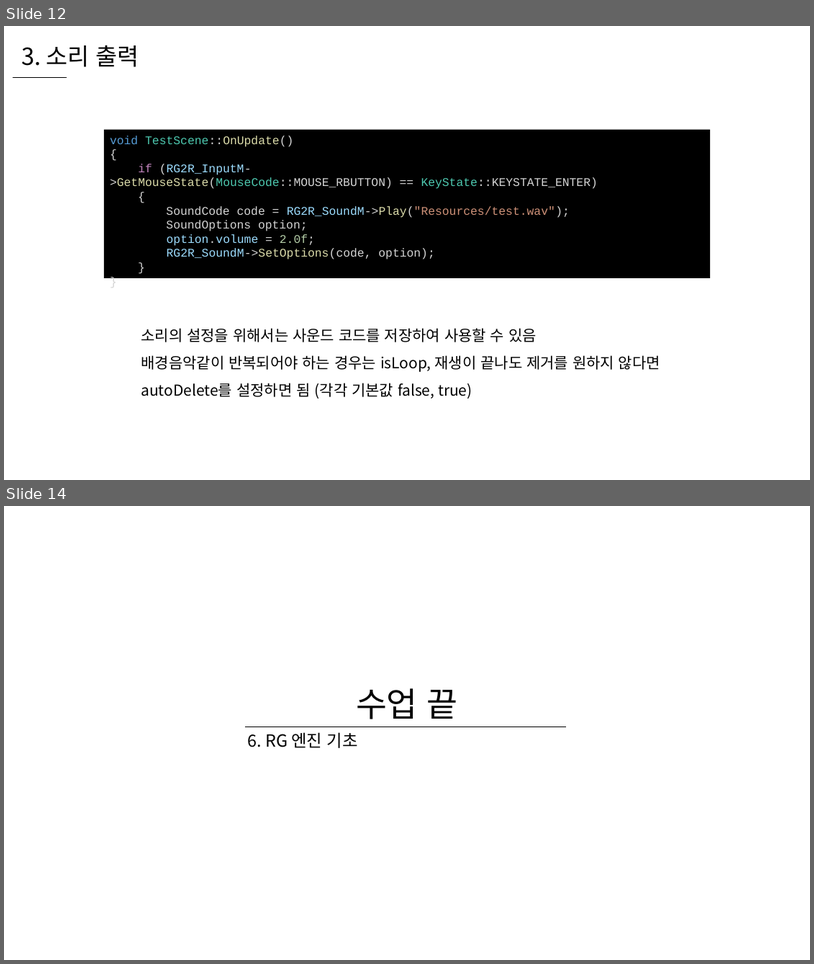
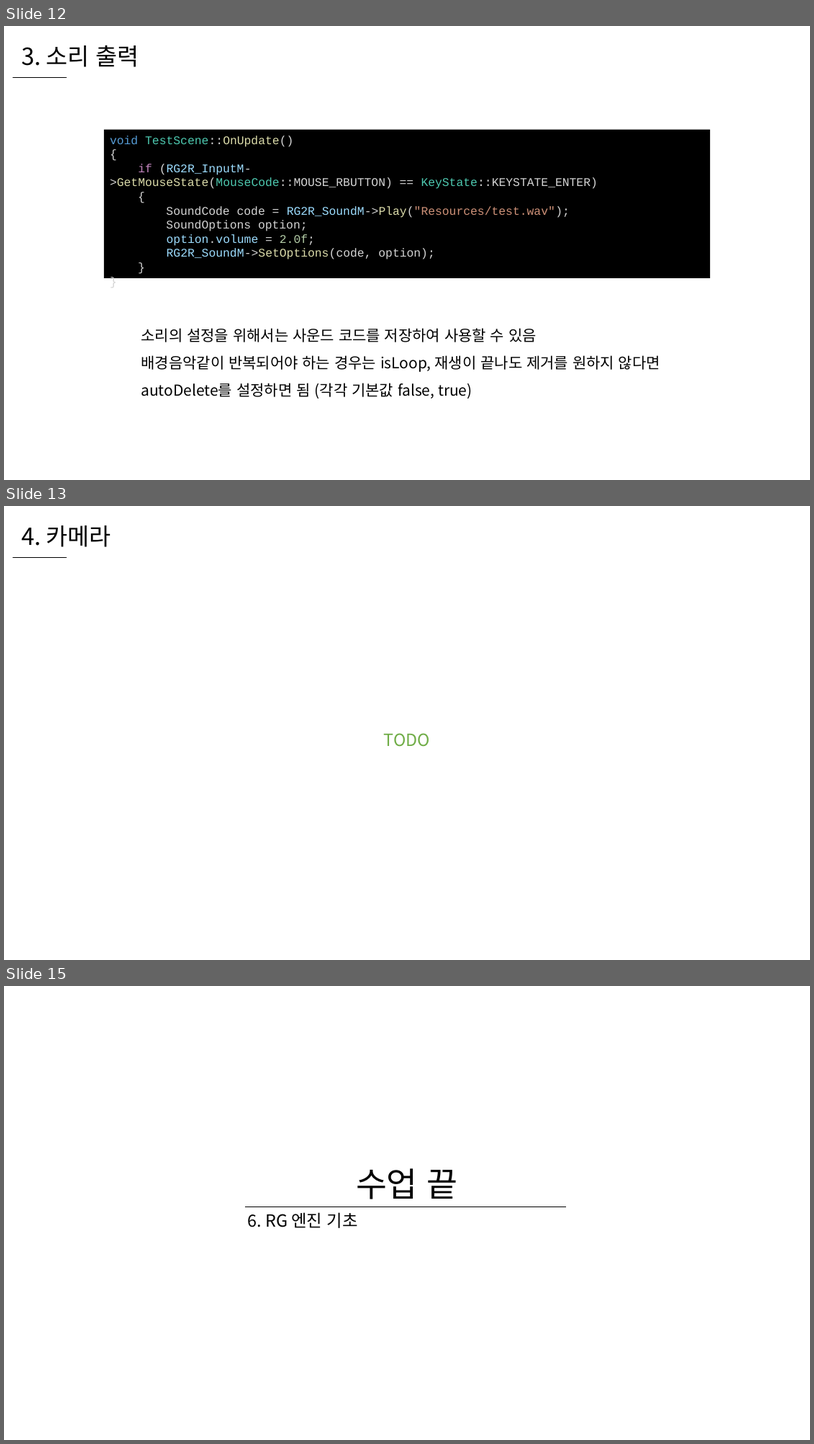
Before and after one commit to WooLyung/2021-RG-Lecture, a slide deck: 수업 자료/6 - RG 엔진 기초.pptx. Shown one above the other, each under a label of ours: slides 12 and 14 before the commit, slides 12, 13 and 15 after it; the slides between them are not shown. The pictures are 814x964 and 814x1444 pixels, drawn with LibreOffice and Linux fonts; fonts in the diff are those of the drawing. Boxes give left, top, right and bottom in pixels: in the first picture for what was removed or moved away, otherwise in the second. Text is boxed around its words. In the diff, an @@ line names an element or a change of style, - is before the commit and + after.

```diff
--- a/수업 자료/6 - RG 엔진 기초.pptx
+++ b/수업 자료/6 - RG 엔진 기초.pptx
@@ slide 13 added at (4, 506, 810, 960), background #FFFFFF @@
@@ text added at (21, 525, 111, 547), 28 pt, text #000000 @@
+4. 카메라
@@ line added from (13, 557) to (67, 557), #000000 0.5 pt @@
@@ text added at (384, 733, 430, 746), 20 pt, text #70AD47 @@
+TODO
@@ what was slide 14 is now slide 15 @@
```
Also in this commit, not shown: 2 slides changed, 7 other files.
